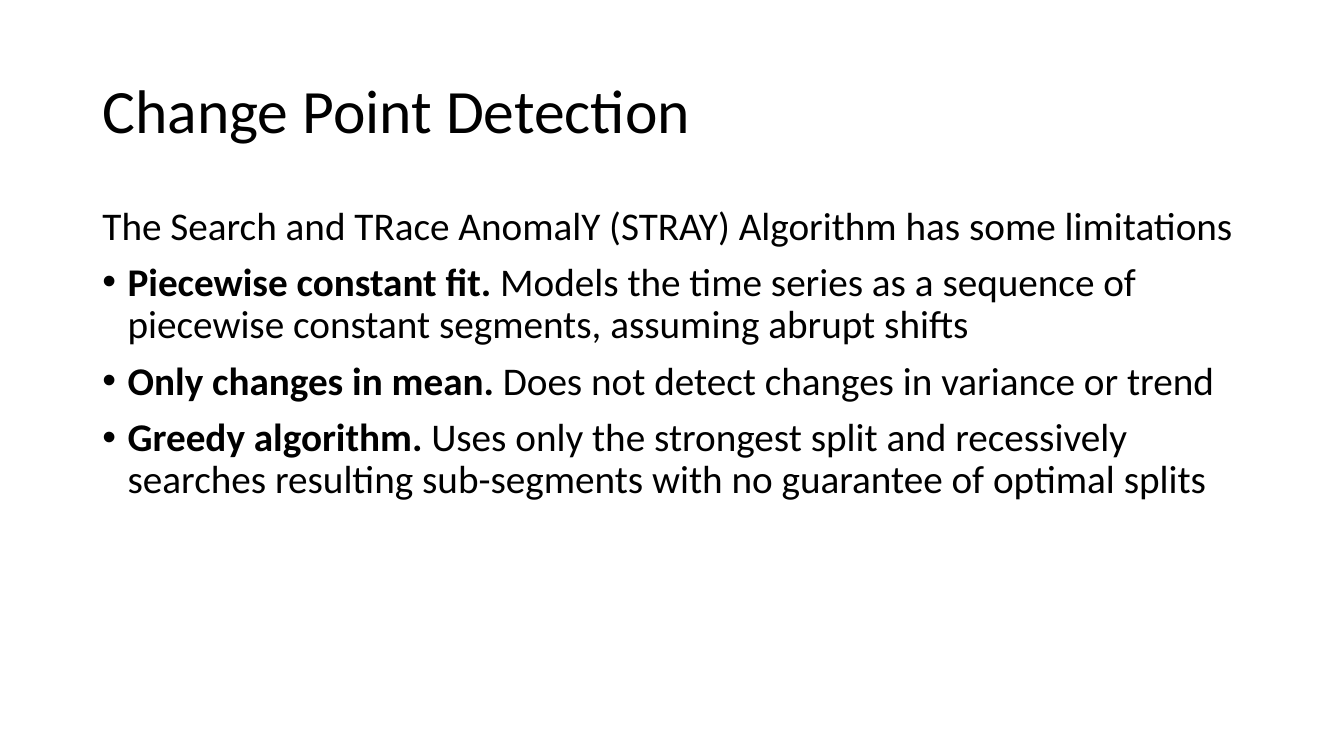
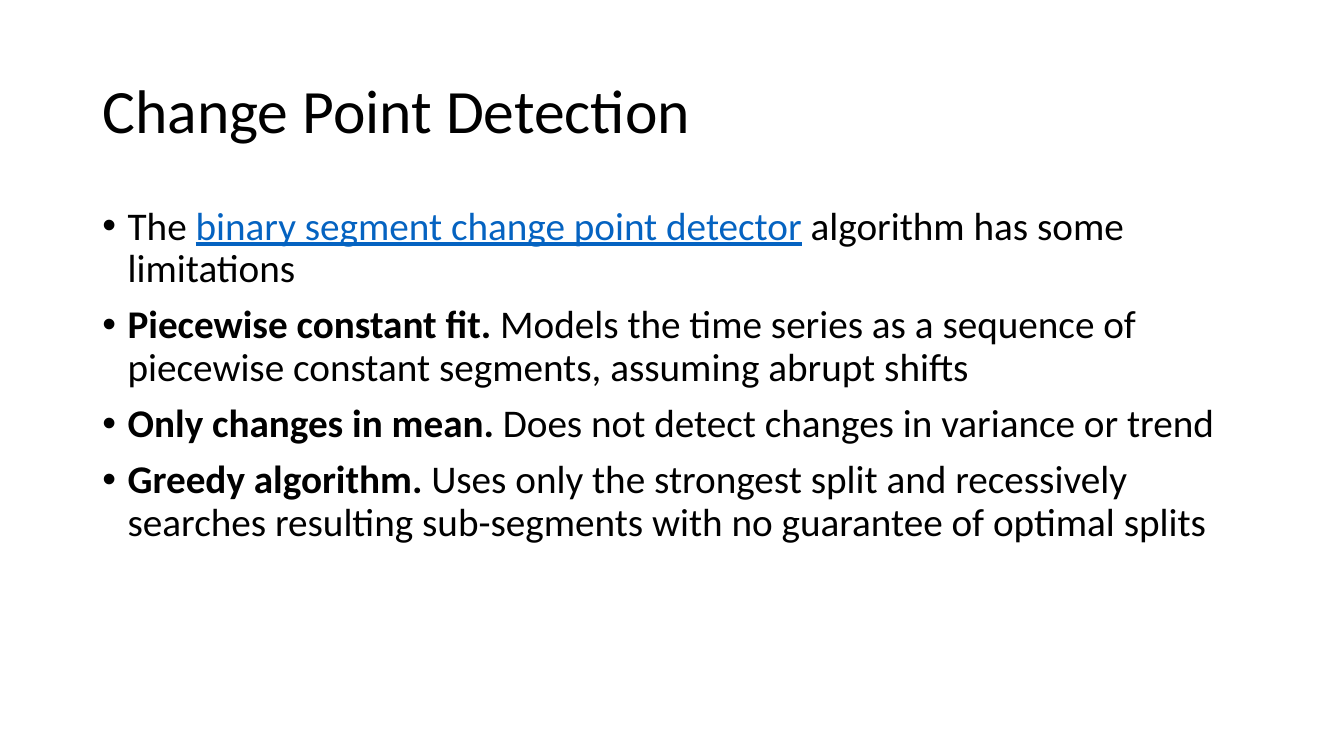
Before and after one commit to StephenElston/CSCI-E-83, a slide deck: slide 36 of LectureSlides/14_ComplexTimeSeries.pptx. Drawn at 1344x756 pixels with LibreOffice and Linux fonts; fonts in the diff are those of the drawing. Boxes give left, top, right and bottom in pixels: in the first picture for what was removed or moved away, otherwise in the second. Text is boxed around its words. In the diff, an @@ line names an element or a change of style, - is before the commit and + after.

Commit message:
Corrections from lecture, and coorect the name of change point algorithm

```diff
--- a/LectureSlides/14_ComplexTimeSeries.pptx
+++ b/LectureSlides/14_ComplexTimeSeries.pptx
@@ text at bbox=[128, 212, 1124, 283]: text changed; text colour #000000 to #0563C1 @@
-The Search and TRace AnomalY (STRAY) Algorithm has some limitations
+• The binary segment change point detector algorithm has some limitations
```
Also in this commit, not shown: 2 other slides changed.
